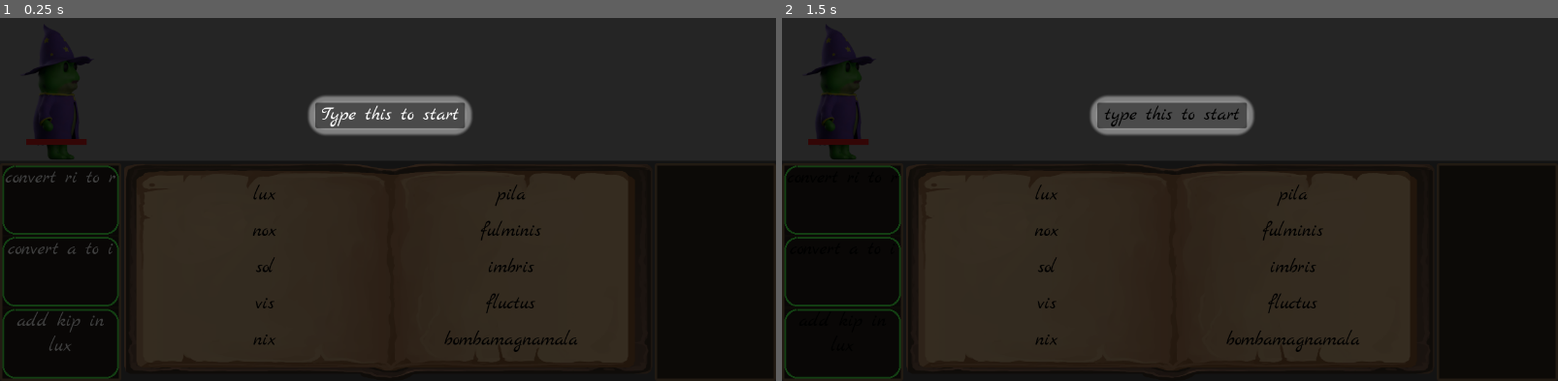
Above: before the commit, frames 1-2 (left to right).
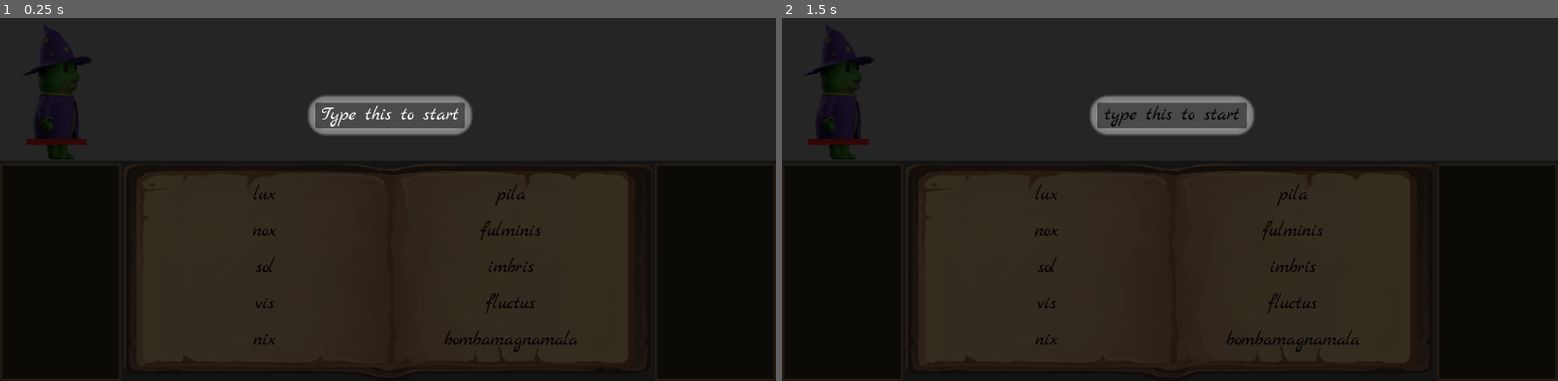
Above: after the commit, the same moments.

Repository: Jelleas/brackeys_2026
Game: Godot game, scene res://main.tscn
Two runs of this game, one before a commit and one after it. Both use one fixed random seed, a clock stepped at 60 frames per second and the inputs below. The engine's default icon, where the game draws it, is replaced by a stand-in: a white triangle on a blue panel in a dark square.
Inputs:
- Up to frame 1 (0.25 s): no input
- Up to frame 2 (1.5 s): tap Enter at 0.5 s; tap Z at 0.6, 1.35 s; tap Space at 0.77, 1.25 s; hold A from 1.28 s (still down)

The runs differ from the first frame. In frame 1, 1.0% of the frame differs, in the area x 0-16%, y 40-100%; in frame 2, 0.7%.

Commit message:
upgrades, type m or lose m

Diff:
--- a/label_matcher/label_matcher.gd
+++ b/label_matcher/label_matcher.gd
@@ -7,14 +7,36 @@
 var _on_match_callback: Callable
 var _is_listening: bool = true
 
-func instantiate(string_to_match: String, on_match_callback: Callable):
+var _timer_color: Color
+
+func instantiate(
+	string_to_match: String,
+	on_match_callback: Callable,
+	timer_color: Color = Color(1.0, 1.0, 1.0)
+):
 	_original_string = string_to_match
 	_string_to_match = _original_string.to_lower()
 	$LabelMatcherLabel.text = string_to_match
 	_on_match_callback = on_match_callback
 
-func start_timer(new_duration: float = -1.0):
-	$LabelMatcherLabel/TimerBorder.start_timer(new_duration)
+	_timer_color = timer_color
+
+func start_timer(
+	new_duration: float = -1.0,
+	on_timeout: Callable = func (): return
+):
+	$LabelMatcherLabel/TimerBorder.set_color(_timer_color)
+
+	$LabelMatcherLabel/TimerBorder.start_timer(
+		new_duration,
+		on_timeout
+	)
+
+	$LabelMatcherLabel/TimerBorder.show()
+
+func stop_timer():
+	$LabelMatcherLabel/TimerBorder.stop_timer()
+	$LabelMatcherLabel/TimerBorder.hide()
 
 func start_listening():
 	_is_listening = true
--- a/label_matcher/label_matcher.tscn
+++ b/label_matcher/label_matcher.tscn
@@ -1,7 +1,7 @@
 [gd_scene format=3 uid="uid://bjbpejxvv7kde"]
 
 [ext_resource type="Script" uid="uid://bfgmvjhrvxicg" path="res://label_matcher/label_matcher.gd" id="1_e641r"]
-[ext_resource type="Script" uid="uid://dcw8b6vgsk8an" path="res://timer_border.gd" id="2_vqs61"]
+[ext_resource type="Script" uid="uid://dcw8b6vgsk8an" path="res://label_matcher/timer_border.gd" id="2_vqs61"]
 
 [node name="LabelMatcher" type="PanelContainer" unique_id=1674647632]
 offset_right = 247.0
--- a/timer_border.gd
+++ b/label_matcher/timer_border.gd
@@ -8,6 +8,8 @@
 
 var _time_left: float = 0.0
 var _running: bool = false
+
+var _on_timeout_callback: Callable
 
 
 func _ready() -> void:
@@ -26,7 +28,7 @@
 	hide()
 
 
-func start_timer(new_duration: float = -1.0) -> void:
+func start_timer(new_duration: float = -1.0, _on_timeout: Callable = func (): return) -> void:
 	# Call this from the Label (or elsewhere) to start the border timer
 	if new_duration > 0.0:
 		duration = new_duration
@@ -34,11 +36,17 @@
 	if duration <= 0.0:
 		return
 
+	_on_timeout_callback = _on_timeout
 	_time_left = duration
 	_running = true
 	show()
 	queue_redraw()
 
+func stop_timer():
+	_running = false
+
+func set_color(color: Color):
+	border_color = color
 
 func _process(delta: float) -> void:
 	if not _running:
@@ -48,6 +56,7 @@
 	if _time_left <= 0.0:
 		_time_left = 0.0
 		_running = false
+		_on_timeout_callback.call()
 		hide()  # Border fully gone when finished
 
 	queue_redraw()
--- a/main.gd
+++ b/main.gd
@@ -3,6 +3,9 @@
 @export var game_scene: PackedScene
 
 @onready var game_screen: CanvasLayer = $GameScreen
+
+var upgrade_time: float = 15.0
+var upgrade_timer: Timer
 
 func _ready() -> void:
 	Bus.wizard_killed.connect(_on_wizard_killed)
@@ -10,7 +13,16 @@
 	Bus.tutorial_over.connect(_on_tutorial_over)
 	await get_tree().process_frame
 	await get_tree().process_frame
+	init_timer()
 	get_tree().paused = true
+
+func init_timer():
+	upgrade_timer = Timer.new()
+	upgrade_timer.wait_time = upgrade_time
+	upgrade_timer.one_shot = false
+	upgrade_timer.autostart = true
+	add_child(upgrade_timer)
+	upgrade_timer.timeout.connect(_on_upgrade_timer_timeout)
 
 func _on_wizard_killed():
 	if game_screen:
@@ -22,3 +34,7 @@
 
 func _on_tutorial_over():
 	get_tree().paused = false
+
+func _on_upgrade_timer_timeout():
+	# 50/50 debuff / buff
+	Bus.spawn_upgrade.emit(randi() % 2 == 0)
--- a/signal_bus.gd
+++ b/signal_bus.gd
@@ -14,7 +14,7 @@
 signal new_upgrades_active(upgrades: Array[Upgrader.Upgrade])
 signal new_spell_names(spell_names: Array[String])
 
-signal spawn_upgrade(n_buffs: int, n_debuffs: int) # n_buffs + n_debuffs == 3
+signal spawn_upgrade(is_buff: bool)
 
 signal new_game()
 signal tutorial_over()
--- a/upgrades/upgrader.gd
+++ b/upgrades/upgrader.gd
@@ -2,11 +2,7 @@
 
 class_name Upgrader
 
-var _upgrades: Array[Upgrade] = [
-	Convert.new("o", "a"),
-	Convert.new("bomba", "b"),
-	Add.new("kip", [SpellConfigs.get_prefixes()[0]])
-]
+var _upgrade_labels: Array[UpgradeLabelPair] = []
 
 var _active_spell_names: Array[String] = [
 	SpellConfigs.Pila.postfix.name,
@@ -16,53 +12,43 @@
 	SpellConfigs.Bombamagnamala.postfix.name,
 ]
 
-var is_active: bool = true
-
-var label_matchers: Array[LabelMatcher] = []
+var is_active: bool = false
 
 var all_active_upgrades: Array[Upgrade] = [];
 
 func _ready():
 	var scene: PackedScene = preload("res://label_matcher/label_matcher.tscn")
 
-	for upgrade in _upgrades.slice(0, 3):
-		var upgrade_item: LabelMatcher = scene.instantiate()
-		upgrade_item.instantiate(upgrade.activation, _on_upgrade_matched.bind(upgrade))
-		$VBoxContainer.add_child(upgrade_item)
-		label_matchers.append(upgrade_item)
+	var dummy_upgrades = [
+		Convert.generate_buff(_active_spell_names),
+		Convert.generate_buff(_active_spell_names),
+		Convert.generate_buff(_active_spell_names)
+	]
+
+	for upgrade in dummy_upgrades:
+		var label_matcher: LabelMatcher = scene.instantiate()
+		_upgrade_labels.append(UpgradeLabelPair.new(
+			label_matcher,
+			_on_upgrade_matched,
+			_on_upgrade_timeout
+		))
+		_upgrade_labels[-1].set_upgrade(upgrade)
+		_upgrade_labels[-1].deactivate()
+		$VBoxContainer.add_child(label_matcher)
 
 	Bus.new_spell_names.connect(_on_new_spell_names)
 	Bus.spawn_upgrade.connect(_on_spawn_upgrade)
 
-	_on_spawn_upgrade(2, 1)
-
-func _set_upgrades():
-	if is_active:
-		for i in range(3):
-			var label_matcher = label_matchers[i]
-			var upgrade = _upgrades[i]
-			label_matcher.instantiate(upgrade.activation, _on_upgrade_matched.bind(upgrade))
-			label_matcher.show()
-			label_matcher.start_timer()
-	else:
-		for label_matcher in label_matchers:
-			label_matcher.hide()
-
-func _on_spawn_upgrade(n_buffs: int, n_debuffs: int):
-	var buffs: Array[Upgrade] = []
-	for i in range(n_buffs):
-		buffs.append(generate_buff())
-
-	var debuffs: Array[Upgrade] = []
-	for i in range(n_debuffs):
-		debuffs.append(generate_debuff())
-
-	_upgrades = buffs + debuffs
-	_upgrades.shuffle()
+func _on_spawn_upgrade(is_buff: bool):
+	var upgrade = generate_buff() if is_buff else generate_debuff()
 
 	is_active = true
 
-	_set_upgrades()
+	# if there is a spot, spawn an upgrade
+	for pair in _upgrade_labels:
+		if not pair.is_active:
+			pair.set_upgrade(upgrade)
+			break
 
 func _on_new_spell_names(spell_names: Array[String]):
 	_active_spell_names = spell_names
@@ -71,25 +57,78 @@
 	if not is_active:
 		return
 
-	all_active_upgrades.append(upgrade)
-	is_active = false
-	_set_upgrades()
-	Bus.new_upgrades_active.emit(all_active_upgrades)
-
-func generate_buff() -> Upgrade:
+	if upgrade.is_buff:
+		all_active_upgrades.append(upgrade)
+
+	for pair in _upgrade_labels:
+		if pair.upgrade == upgrade:
+			pair.deactivate()
+
+	if upgrade.is_buff:
+		Bus.new_upgrades_active.emit(all_active_upgrades)
+
+func _on_upgrade_timeout(upgrade: Upgrade):
+	if not upgrade.is_buff:
+		all_active_upgrades.append(upgrade)
+
+	for pair in _upgrade_labels:
+		if pair.upgrade == upgrade:
+			pair.deactivate()
+
+	if not upgrade.is_buff:
+		Bus.new_upgrades_active.emit(all_active_upgrades)
+
+func generate_buff(_targets: Array[SpellConfigs.Prefix] = []) -> Upgrade:
 	return [
-		Convert.generate_buff(_active_spell_names)
-	].pick_random()
-
-func generate_debuff() -> Upgrade:
+		Convert.generate_buff
+	].pick_random().call(_active_spell_names, _targets)
+
+func generate_debuff(_targets: Array[SpellConfigs.Prefix] = []) -> Upgrade:
 	return [
-		Convert.generate_debuff(_active_spell_names),
-		Add.new("kip", [SpellConfigs.get_prefixes()[0]])
-	].pick_random()
+		Convert.generate_debuff,
+		Add.generate_debuff,
+		Repeat.generate_debuff
+	].pick_random().call(_active_spell_names, _targets)
+
+class UpgradeLabelPair:
+	var upgrade: Upgrade
+	var label_matcher: LabelMatcher
+	var is_active: bool
+	var on_upgrade_matched: Callable
+	var on_upgrade_timeout: Callable
+
+	func _init(
+		_label_matcher: LabelMatcher,
+		_on_upgrade_matched: Callable,
+		_on_upgrade_timeout: Callable
+	):
+		is_active = true
+		label_matcher = _label_matcher
+		on_upgrade_matched = _on_upgrade_matched
+		on_upgrade_timeout = _on_upgrade_timeout
+
+	func set_upgrade(_upgrade: Upgrade):
+		is_active = true
+		upgrade = _upgrade
+
+		label_matcher.instantiate(
+			upgrade.activation,
+			on_upgrade_matched.bind(upgrade),
+			Color(0.3, 1.0, 0.3) if upgrade.is_buff else Color(1.0, 0.2, 0.2)
+		)
+
+		label_matcher.start_timer(25, on_upgrade_timeout.bind(upgrade))
+		label_matcher.show()
+
+	func deactivate():
+		is_active = false
+		label_matcher.hide()
+		label_matcher.stop_timer()
 
 class Upgrade:
 	var activation: String
 	var targets: Array[SpellConfigs.Prefix]
+	var is_buff: bool
 
 	func apply(text: String) -> String:
 		assert(false)
@@ -99,10 +138,11 @@
 	var from: String
 	var to: String
 
-	func _init(_from: String, _to: String, _targets: Array[SpellConfigs.Prefix] = []):
+	func _init(_from: String, _to: String, _is_buff: bool, _targets: Array[SpellConfigs.Prefix] = []):
 		from = _from
 		to = _to
-		activation = "convert " + from + " to " + to
+		is_buff = _is_buff
+		activation = from + " to " + to
 		if targets:
 			for t in targets:
 				activation += " in " + t.name
@@ -110,7 +150,7 @@
 	func apply(text: String) -> String:
 		return text.replace(from, to)
 
-	static func generate_buff(spell_names: Array[String]) -> Convert:
+	static func generate_buff(spell_names: Array[String], _targets: Array[SpellConfigs.Prefix] = []) -> Convert:
 		var word: String = spell_names.pick_random()
 
 		# 20% replace a single letter
@@ -120,7 +160,7 @@
 			while to_char == from_char:
 				var w2: String = spell_names.pick_random()
 				to_char = w2.substr(randi() % w2.length(), 1)
-			return Convert.new(from_char, to_char)
+			return Convert.new(from_char, to_char, true, _targets)
 
 		# 80% replace longer substring with a shorter substring
 		var from_len := 2
@@ -138,10 +178,10 @@
 		var to_start := randi() % (from_sub.length() - to_len + 1)
 		var to_sub := from_sub.substr(to_start, to_len)
 
-		return Convert.new(from_sub, to_sub)
-
-	static func generate_debuff(spell_names: Array[String]) -> Convert:
-		var word := spell_names[randi() % spell_names.size()]
+		return Convert.new(from_sub, to_sub, true, _targets)
+
+	static func generate_debuff(spell_names: Array[String], _targets: Array[SpellConfigs.Prefix] = []) -> Convert:
+		var word: String = spell_names.pick_random()
 
 		var max_from_len: int = max(1, word.length() - 1)
 		var from_len := 1
@@ -156,21 +196,46 @@
 		var to_len := from_len + extra_len
 		var to_sub: String = Upgrader._random_string(to_len)
 
-		return Convert.new(from_sub, to_sub)
+		return Convert.new(from_sub, to_sub, false, _targets)
 
 class Add extends Upgrade:
 	var addition: String
 
 	func _init(_addition: String, _targets: Array[SpellConfigs.Prefix] = []):
 		addition = _addition
+		is_buff = false
 		targets = _targets
 		activation = "add " + addition
 		if targets:
 			for t in targets:
 				activation += " in " + t.name
 
+	static func generate_debuff(spell_names: Array[String], _targets: Array[SpellConfigs.Prefix] = []) -> Add:
+		var _addition: String = Upgrader._random_string(randi() % 3 + 1)
+		return Add.new(_addition, _targets)
+
 	func apply(text: String) -> String:
 		return text + addition
+
+class Repeat extends Upgrade:
+	var repetition: String
+
+	func _init(_repetition: String, _targets: Array[SpellConfigs.Prefix] = []):
+		repetition = _repetition
+		is_buff = false
+		targets = _targets
+		activation = "repeat " + repetition
+		if targets:
+			for t in targets:
+				activation += " in " + t.name
+
+	static func generate_debuff(spell_names: Array[String], _targets: Array[SpellConfigs.Prefix] = []) -> Repeat:
+		var _word: String = spell_names.pick_random()
+		var _repetition: String = _word[randi() % _word.length()]
+		return Repeat.new(_repetition, _targets)
+
+	func apply(text: String) -> String:
+		return text.replace(repetition, repetition + repetition)
 
 static func _random_string(length: int) -> String:
 	var vowels := "aeiou"
Renamed: timer_border.gd.uid -> label_matcher/timer_border.gd.uid
